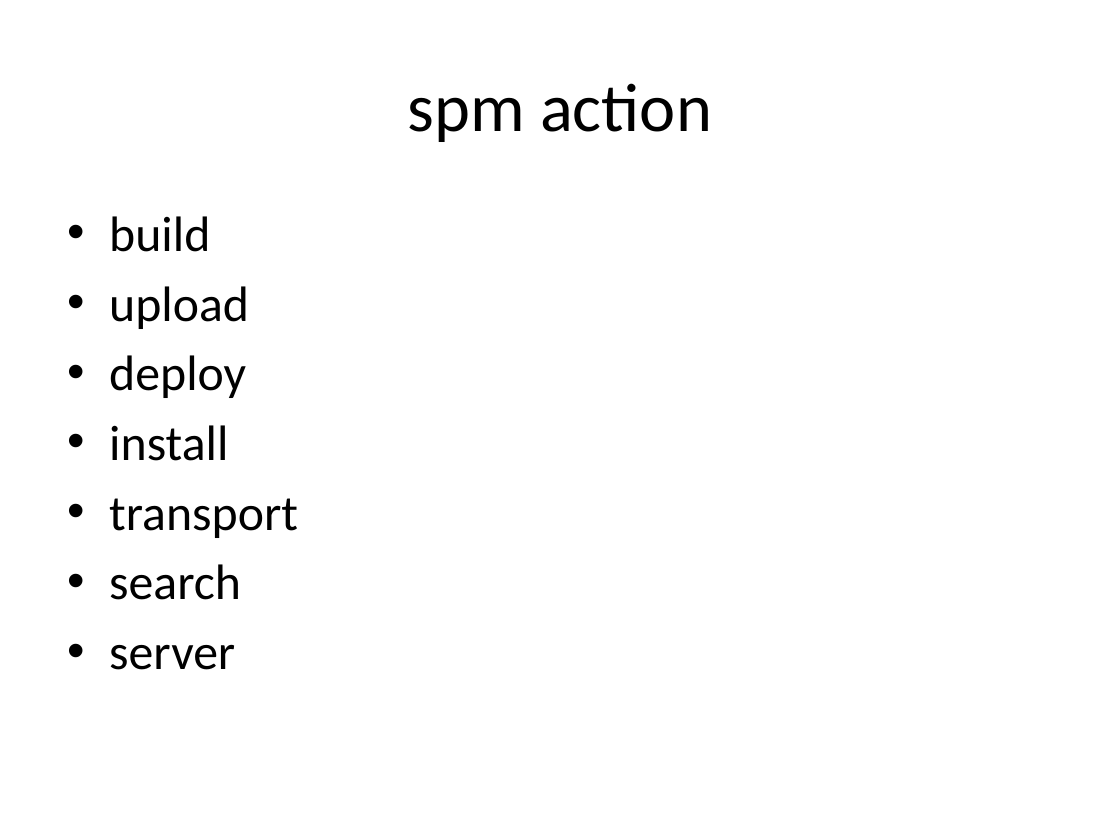
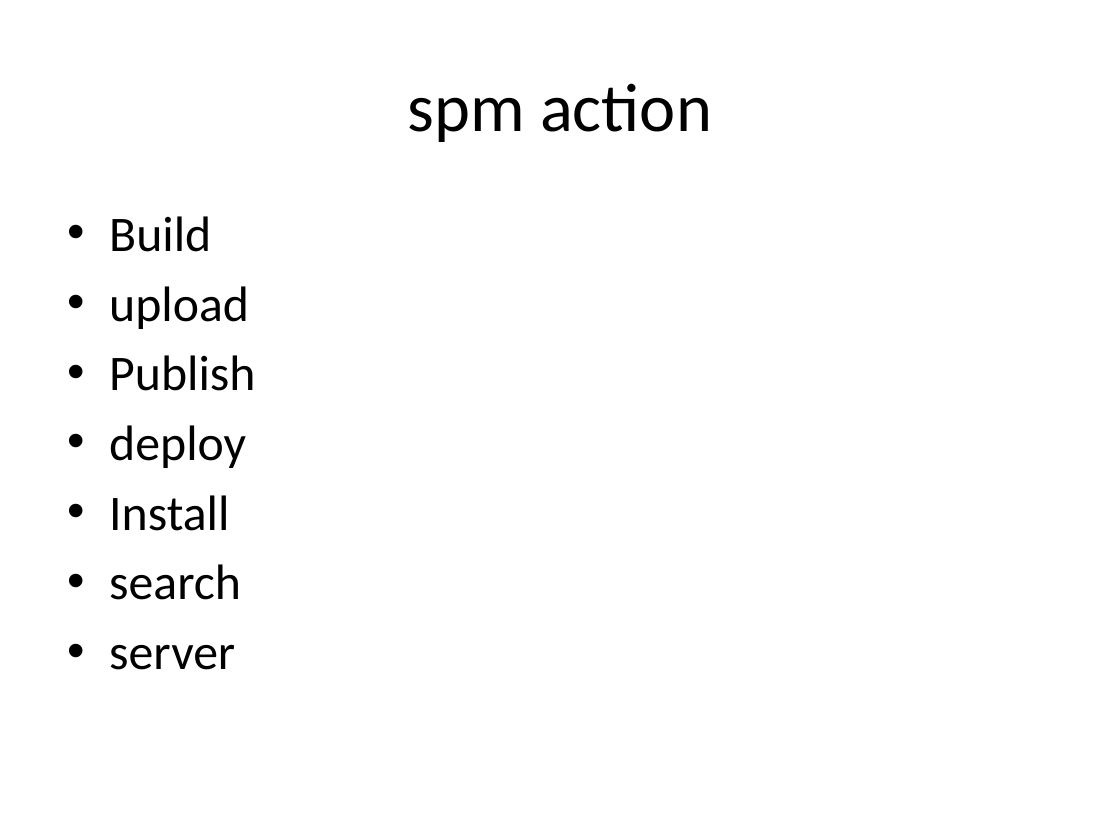
Before and after one commit to lonjoy/spm, a slide deck: slide 12 of 支付宝前端工具 spm.pptx (slide 13 before the commit). Drawn at 1120x840 pixels with LibreOffice and Linux fonts; fonts in the diff are those of the drawing. Boxes give left, top, right and bottom in pixels: in the first picture for what was removed or moved away, otherwise in the second. Text is boxed around its words. In the diff, an @@ line names an element or a change of style, - is before the commit and + after.

```diff
--- a/支付宝前端工具 spm.pptx
+++ b/支付宝前端工具 spm.pptx
@@ text at bbox=[109, 216, 211, 252]: text changed @@
-• build
+• Build
@@ text at bbox=[109, 355, 255, 391]: paragraph added @@
+• Publish
@@ text at bbox=[109, 495, 229, 531]: text changed @@
-• install
-• transport
+• Install
```
Also in this commit, not shown: 1 other slide changed, 4 slides added, 2 slides removed, 1 other file.
